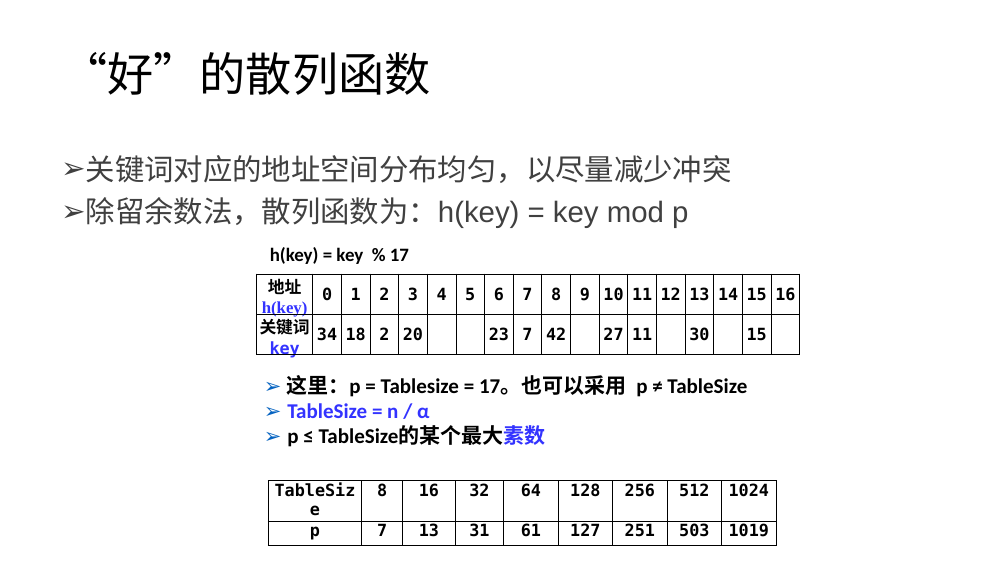
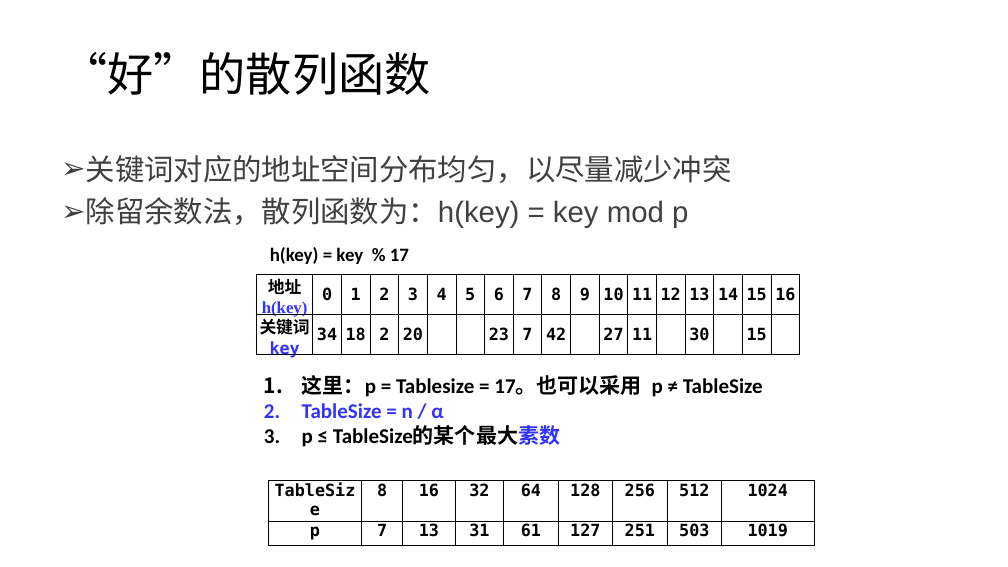
Before and after one commit to lezhang-thu/data-structure, a slide deck: slide 9 of 2022秋季-数据结构-散列查找.pptx. Drawn at 1008x567 pixels with LibreOffice and Linux fonts; fonts in the diff are those of the drawing. Boxes give left, top, right and bottom in pixels: in the first picture for what was removed or moved away, otherwise in the second. Text is boxed around its words. In the diff, an @@ line names an element or a change of style, - is before the commit and + after.

```diff
--- a/2022秋季-数据结构-散列查找.pptx
+++ b/2022秋季-数据结构-散列查找.pptx
@@ text at (302,375,763,447): text changed @@
-➢ 这里：p = Tablesize = 17。也可以采用 p ≠ TableSize
-➢ TableSize = n / α
-➢ p ≤ TableSize的某个最大素数
+1. 这里：p = Tablesize = 17。也可以采用 p ≠ TableSize
+2. TableSize = n / α
+3. p ≤ TableSize的某个最大素数
@@ table: place and size @@
-table at (268,481,777,562)
+table at (268,481,814,544)
```
Also in this commit, not shown: 8 other slides changed, 5 other files.
